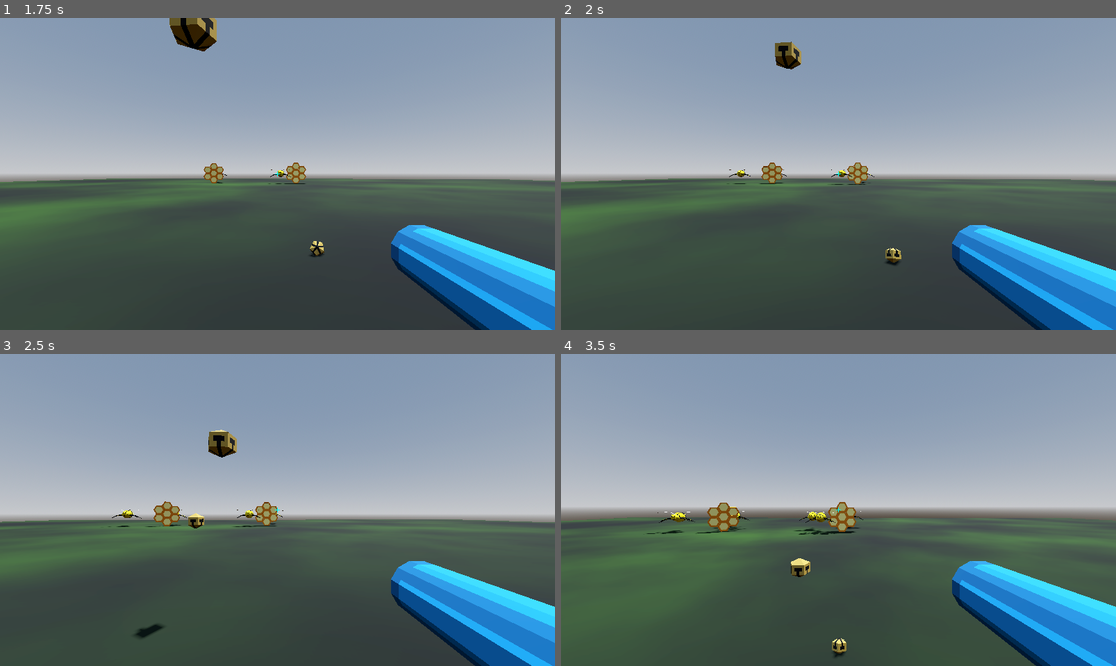
Above: before the commit, frames 1-4 (two rows, left to right).
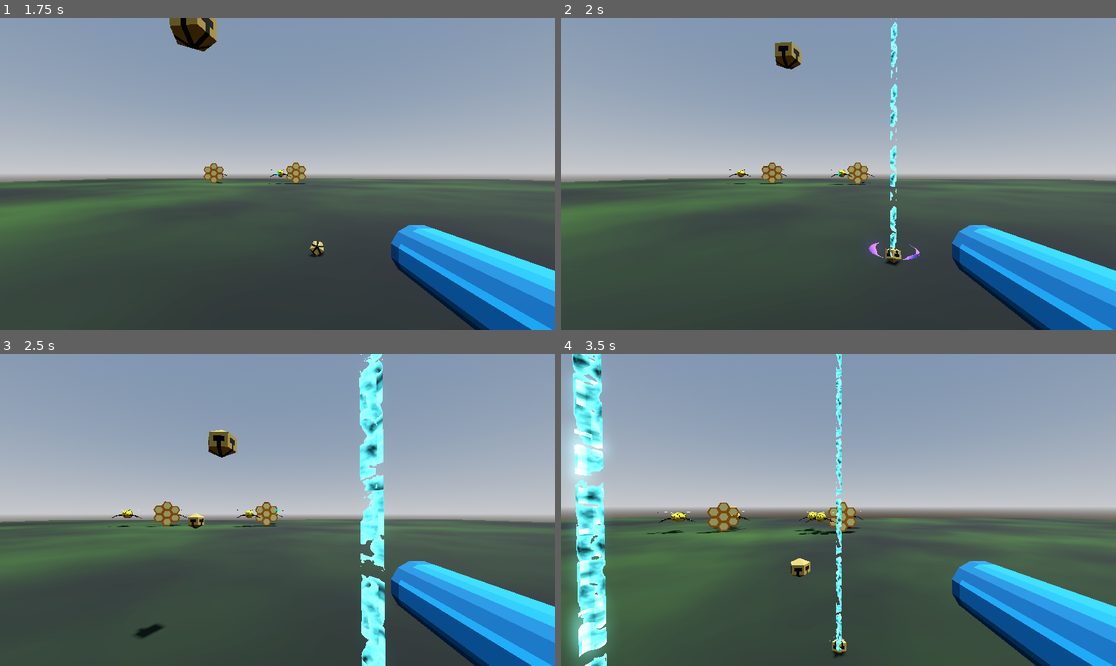
Above: after the commit, the same moments.

Repository: partkyle/bellhivers
Game: Godot game, scene res://scenes/main.tscn
Two runs of this game, one before a commit and one after it. Both use one fixed random seed, a clock stepped at 60 frames per second and the inputs below.
Inputs (mouse positions are in pixels of both pictures, inside the frame that each line leads up to):
- Up to frame 1 (1.75 s): tap Enter at 0.5 s; move the mouse to (305, 174) at 0.52 s; hold W (move_up) from 0.53 s (still down); tap 1 (grenade) at 0.6, 1.55 s; tap Space (jump) at 0.77, 1.52 s; move the mouse to (249, 174) at 1.27 s; click (249, 174) at 1.35 s
- Up to frame 2 (2 s): keep holding W (move_up)
- Up to frame 3 (2.5 s): keep holding W (move_up); move the mouse to (288, 503) at 2.02 s; tap 1 (grenade) at 2.1 s
- Up to frame 4 (3.5 s): keep holding W (move_up); move the mouse to (832, 516) at 2.77 s; tap 1 (grenade) at 2.85 s; tap Space (jump) at 3.02 s

Frame 1 is identical in both runs. In frame 2, 0.6% of the frame differs, in the area x 55-65%, y 0-78%; in frame 3, 3.5%; in frame 4, 6.2%, in the area x 0-51%, y 0-100%.

Commit message:
add sound effects and beam to bell summon and improve bell summoning

Diff:
--- /dev/null
+++ b/effects/summoning_beam.tscn
@@ -0,0 +1,100 @@
+[gd_scene load_steps=16 format=3 uid="uid://dw8qoh7b5r3fi"]
+
+[ext_resource type="Shader" path="res://shaders/beam.gdshader" id="1_4s3e7"]
+[ext_resource type="PackedScene" uid="uid://1dus0nhspjnq" path="res://lifecycle/despawn_on_timer.tscn" id="2_p4t1a"]
+[ext_resource type="AudioStream" uid="uid://1twg47nkdjgv" path="res://assets/sounds/Laser_Shoot22.wav" id="3_1eqc3"]
+
+[sub_resource type="FastNoiseLite" id="FastNoiseLite_pecle"]
+noise_type = 0
+
+[sub_resource type="NoiseTexture2D" id="NoiseTexture2D_wk5e0"]
+noise = SubResource("FastNoiseLite_pecle")
+
+[sub_resource type="ShaderMaterial" id="ShaderMaterial_k0upd"]
+render_priority = 0
+shader = ExtResource("1_4s3e7")
+shader_parameter/color = Color(2, 5, 5, 1)
+shader_parameter/time_scale = 0.2
+shader_parameter/alpha_scale = 1.8
+shader_parameter/use_vertex = 1
+shader_parameter/noise_texture = SubResource("NoiseTexture2D_wk5e0")
+
+[sub_resource type="CylinderMesh" id="CylinderMesh_wjh2t"]
+top_radius = 0.05
+bottom_radius = 0.05
+height = 50.0
+cap_top = false
+cap_bottom = false
+
+[sub_resource type="FastNoiseLite" id="FastNoiseLite_2ka61"]
+frequency = 0.0005
+
+[sub_resource type="NoiseTexture2D" id="NoiseTexture2D_quknn"]
+noise = SubResource("FastNoiseLite_2ka61")
+
+[sub_resource type="ShaderMaterial" id="ShaderMaterial_lu3tf"]
+resource_local_to_scene = true
+render_priority = 0
+shader = ExtResource("1_4s3e7")
+shader_parameter/color = Color(2, 1, 5, 1)
+shader_parameter/time_scale = 0.4
+shader_parameter/alpha_scale = 3.4
+shader_parameter/use_vertex = 0
+shader_parameter/noise_texture = SubResource("NoiseTexture2D_quknn")
+
+[sub_resource type="CylinderMesh" id="CylinderMesh_8puo8"]
+top_radius = 0.61
+bottom_radius = 0.1
+height = 0.2
+cap_top = false
+cap_bottom = false
+
+[sub_resource type="FastNoiseLite" id="FastNoiseLite_e8nuy"]
+frequency = 0.035
+
+[sub_resource type="NoiseTexture2D" id="NoiseTexture2D_25ydl"]
+noise = SubResource("FastNoiseLite_e8nuy")
+
+[sub_resource type="ShaderMaterial" id="ShaderMaterial_ghk8u"]
+resource_local_to_scene = true
+render_priority = 0
+shader = ExtResource("1_4s3e7")
+shader_parameter/color = Color(2, 1, 5, 1)
+shader_parameter/time_scale = 0.4
+shader_parameter/alpha_scale = 3.4
+shader_parameter/use_vertex = 0
+shader_parameter/noise_texture = SubResource("NoiseTexture2D_25ydl")
+
+[sub_resource type="CylinderMesh" id="CylinderMesh_v3i32"]
+top_radius = 0.3
+bottom_radius = 0.1
+height = 0.2
+cap_top = false
+cap_bottom = false
+
+[node name="SummoningBeam" type="Node3D"]
+
+[node name="Beam" type="MeshInstance3D" parent="."]
+transform = Transform3D(1, 0, 0, 0, 1, 0, 0, 0, 1, 0, 25, 0)
+material_override = SubResource("ShaderMaterial_k0upd")
+mesh = SubResource("CylinderMesh_wjh2t")
+
+[node name="OuterRay" type="MeshInstance3D" parent="."]
+transform = Transform3D(1, 0, 0, 0, 1, 0, 0, 0, 1, 0, 0.1, 0)
+material_override = SubResource("ShaderMaterial_lu3tf")
+mesh = SubResource("CylinderMesh_8puo8")
+
+[node name="OuterRay2" type="MeshInstance3D" parent="."]
+transform = Transform3D(1, 0, 0, 0, 1, 0, 0, 0, 1, 0, 0.1, 0)
+material_override = SubResource("ShaderMaterial_ghk8u")
+mesh = SubResource("CylinderMesh_v3i32")
+
+[node name="DespawnOnTimer" parent="." instance=ExtResource("2_p4t1a")]
+despawn_time = 2.0
+sink_time = 0.0
+autostart = true
+
+[node name="AudioStreamPlayer3D" type="AudioStreamPlayer3D" parent="."]
+stream = ExtResource("3_1eqc3")
+volume_db = -10.0
+autoplay = true
--- a/scripts/bell_grenade.gd
+++ b/scripts/bell_grenade.gd
@@ -1,9 +1,11 @@
 class_name BellGrenade
 extends RigidBody3D
 
-@export var bell : PackedScene = preload("res://projectiles/bell.tscn")
+@export var bell_scn : PackedScene = preload("res://projectiles/bell.tscn")
+@export var beam_scn : PackedScene = preload("res://effects/summoning_beam.tscn")
 @export var roll_time := 0.2
 @export var body_collision_layer := 4
+@export var bell_height_range := Vector2(100, 120)
 
 @onready var despawn_on_timer = $DespawnOnTimer
 
@@ -13,6 +15,10 @@
 		freeze = true
 		despawn_on_timer.start()
 
-		var b = bell.instantiate()
-		get_tree().root.add_child(b)
-		b.global_position = global_position + Vector3.UP * 100
+		var beam := beam_scn.instantiate()
+		get_tree().root.add_child(beam)
+		beam.global_position = global_position
+
+		var bell := bell_scn.instantiate()
+		get_tree().root.add_child(bell)
+		bell.global_position = global_position + Vector3.UP * randf_range(bell_height_range.x, bell_height_range.y)
--- a/scripts/despawn_on_timer.gd
+++ b/scripts/despawn_on_timer.gd
@@ -1,8 +1,9 @@
 extends Node
 
-@export var despawn_time := 5
-@export var sink_time := 5
+@export var despawn_time := 5.0
+@export var sink_time := 5.0
 @export var height := 1.0
+@export var autostart := false
 
 @onready var timer = $Timer
 
@@ -12,11 +13,11 @@
 # Called when the node enters the scene tree for the first time.
 func _ready():
 	timer.wait_time = despawn_time
-
+	if autostart:
+		timer.start()
 
 func _on_timer_timeout():
 	var tween := get_tree().create_tween()
-
 	tween.tween_method(sink, 0.0, 1.0, sink_time).connect('finished', func(): get_parent().queue_free())
 
 
--- /dev/null
+++ b/shaders/beam.gdshader
@@ -0,0 +1,25 @@
+shader_type spatial;
+render_mode cull_disabled;
+
+uniform vec3 color : source_color = vec3(1.0);
+uniform sampler2D noise_texture;
+uniform float time_scale : hint_range(0.0, 1.0, 0.1) = 0.1;
+uniform float alpha_scale : hint_range(0.0, 10.0, 0.1) = 1.0;
+uniform int use_vertex = 0;
+
+varying vec2 v;
+
+void vertex() {
+	// Called for every vertex the material is visible on.
+	v = VERTEX.xy;
+}
+
+void fragment() {
+	// Called for every pixel the material is visible on.
+	float noise_val = texture(noise_texture, (v * float(use_vertex) + UV * float(1-use_vertex) + TIME * time_scale) ).r;
+	ALBEDO = color * noise_val;
+	ALPHA = step(noise_val * alpha_scale, 1.0);
+}
+
+//void light() {
+//}
Not shown, added: assets/sounds/Blip_Select5.wav.import
Not shown, added: assets/sounds/Hit_Hurt10.wav.import
Not shown, added: assets/sounds/Hit_Hurt13.wav.import
Not shown, added: assets/sounds/Laser_Shoot22.wav.import
Not shown, added: assets/sounds/Powerup10.wav.import
Not shown, added: assets/sounds/Powerup3.wav.import
Not shown, changed: TODO.md
Not shown, added: assets/sounds/Blip_Select5.wav
Not shown, added: assets/sounds/Hit_Hurt10.wav
Not shown, added: assets/sounds/Hit_Hurt13.wav
Not shown, added: assets/sounds/Laser_Shoot22.wav
Not shown, added: assets/sounds/Powerup10.wav
(and 1 more such lines)
